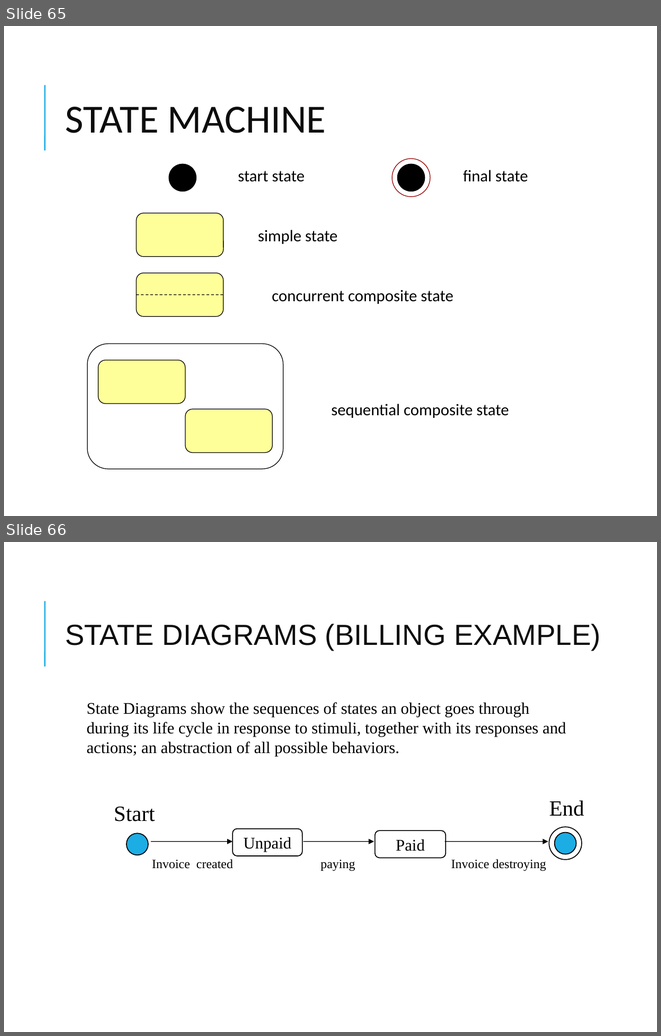
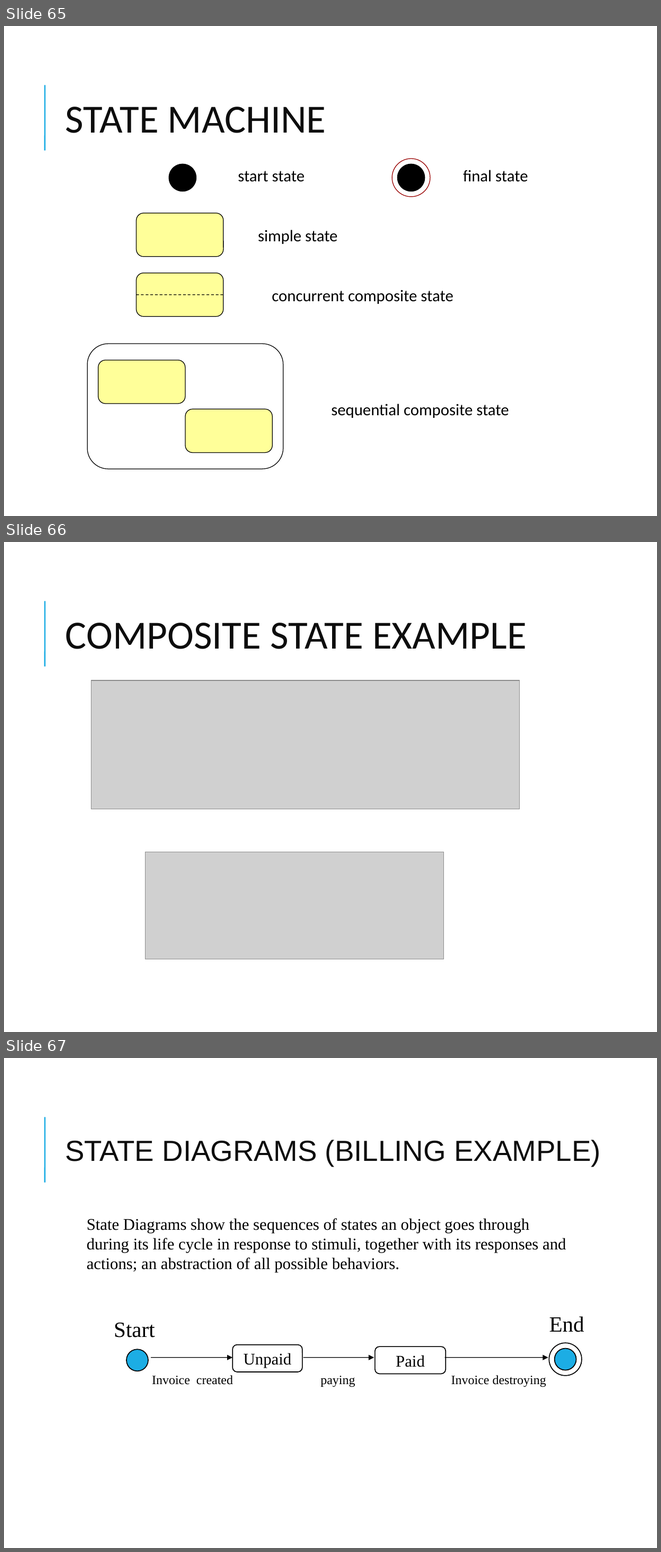
Before and after one commit to ppawar/ppawar.github.io, a slide deck: CSE308-S19/Slides/PPT/Introduction to UML.ppt. Shown one above the other, each under a label of ours: slides 65 and 66 before the commit, slides 65, 66 and 67 after it. The pictures are 661x1036 and 661x1552 pixels, drawn with LibreOffice and Linux fonts; fonts in the diff are those of the drawing; grey boxes stand for pictures. Boxes give left, top, right and bottom in pixels: in the first picture for what was removed or moved away, otherwise in the second. Text is boxed around its words. In the diff, an @@ line names an element or a change of style, - is before the commit and + after.

```diff
--- a/CSE308-S19/Slides/PPT/Introduction to UML.ppt
+++ b/CSE308-S19/Slides/PPT/Introduction to UML.ppt
@@ slide 66 added at (4,542,657,1032), background #FFFFFF; not listed: 1 template element that a slide beside it also shows @@
@@ title added at (65,623,527,649), 44 pt, text #0D0D0D @@
+COMPOSITE STATE EXAMPLE
@@ picture added at (91,680,519,809) @@
@@ picture added at (146,852,444,959) @@
@@ what was slide 66 is now slide 67 @@
```
Also in this commit, not shown: 7 slides changed, 10 other files.
